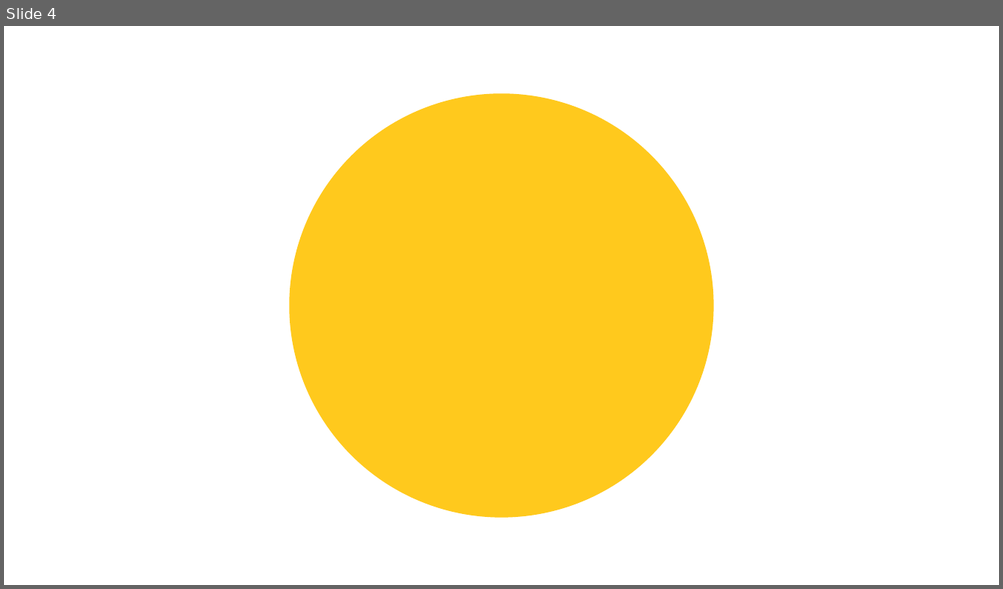
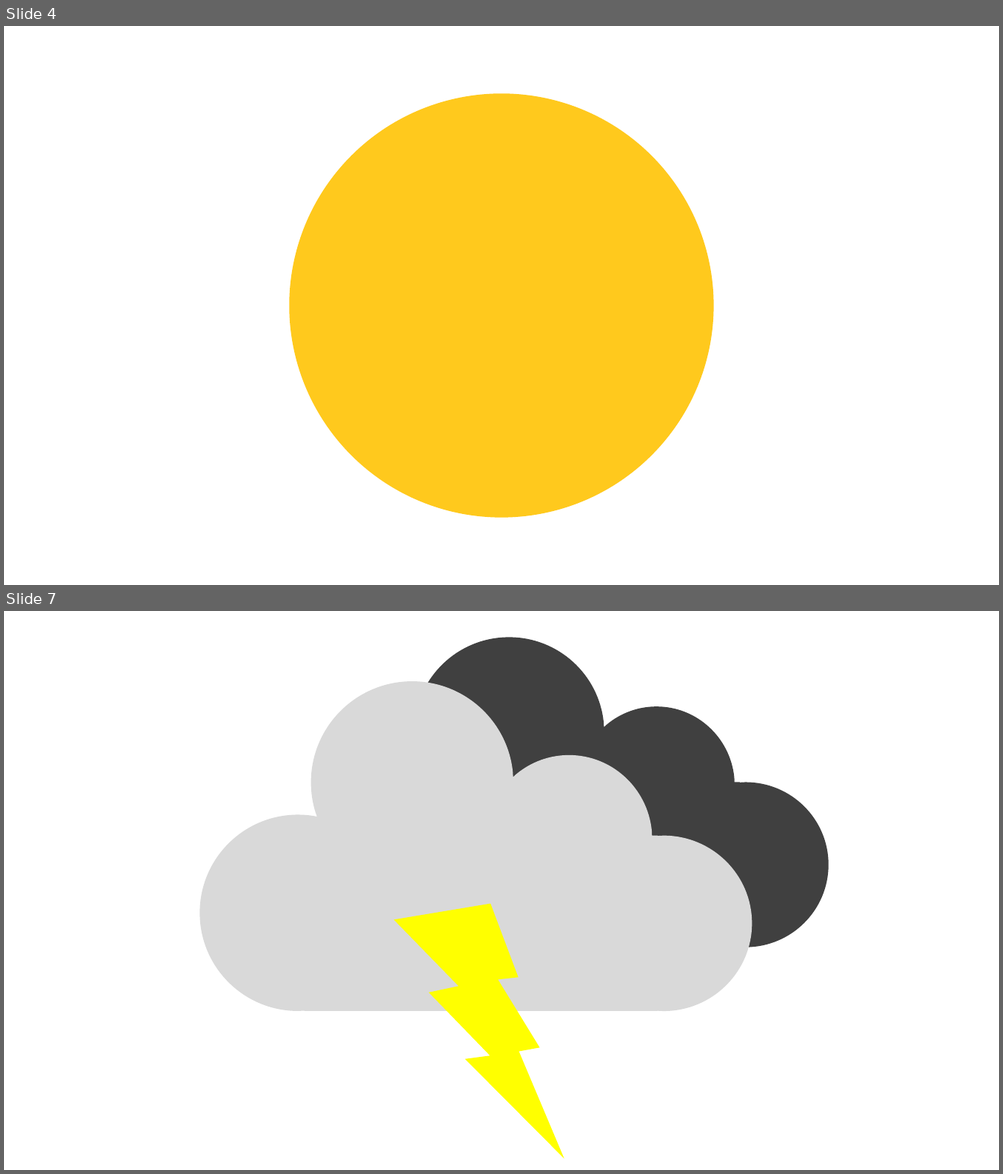
Before and after one commit to Kangnos/WEATHERFLEX, a slide deck: public/Brand-New weather icons/Frame.pptx. Shown one above the other, each under a label of ours: slide 4 before the commit, slides 4 and 7 after it; the slides between them are not shown. The pictures are 1003x589 and 1003x1174 pixels, drawn with LibreOffice and Linux fonts; fonts in the diff are those of the drawing. Boxes give left, top, right and bottom in pixels: in the first picture for what was removed or moved away, otherwise in the second. Text is boxed around its words. In the diff, an @@ line names an element or a change of style, - is before the commit and + after.

```diff
--- a/public/Brand-New weather icons/Frame.pptx
+++ b/public/Brand-New weather icons/Frame.pptx
@@ slide 7 added at (x1=4, y1=611, x2=999, y2=1170), background #FFFFFF @@
@@ freeform shape added at (x1=309, y1=637, x2=828, y2=948), fill #404040 @@
@@ freeform shape added at (x1=199, y1=681, x2=751, y2=1011), fill #D9D9D9 @@
@@ lightning bolt added at (x1=345, y1=880, x2=623, y2=1159), fill #FFFF00 @@
```
Also in this commit, not shown: 1 other slide added, 1 slide removed, 3 other files.
